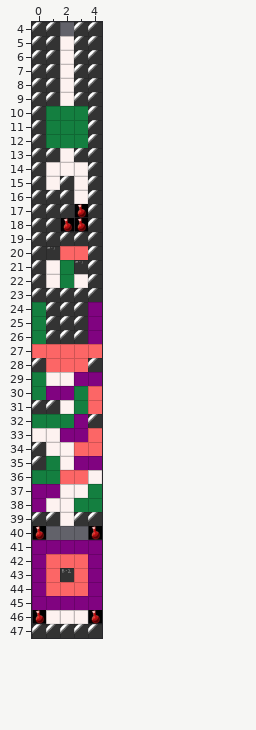
Two versions of a level (Tiled map (JSON), Dri/Resources/tilemap/floor000.json). Above: the version before the commit.
Cells are 60x60 px. Shown: x 0..4, y 4..47.
Now the later version:
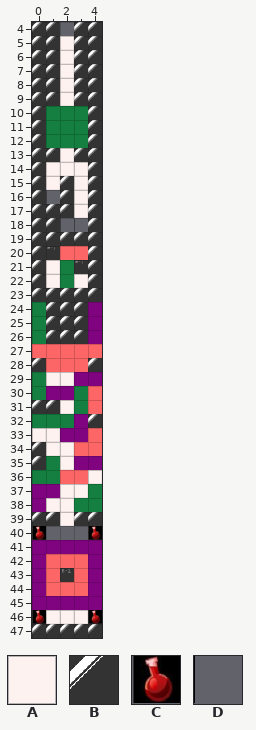
Key: from "floor1": A 1, B 7, C 8, D 9.
_ is an empty cell, . an unchanged one.
From old to new:
--- layer "main"
@@ x 1..3 @@
-16 B..
-17 ..C
-18 .CC
+16 D..
+17 ..A
+18 .DD
